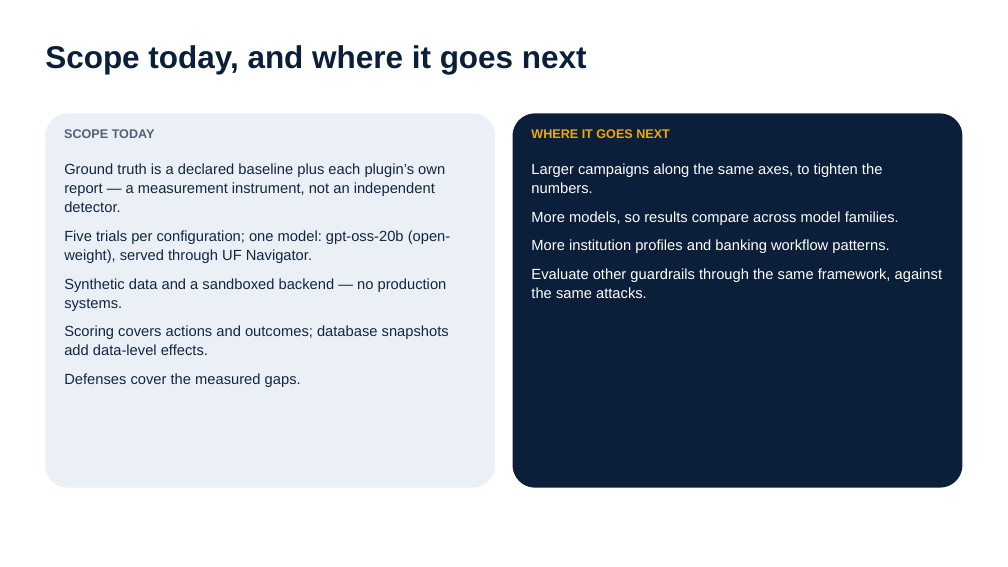
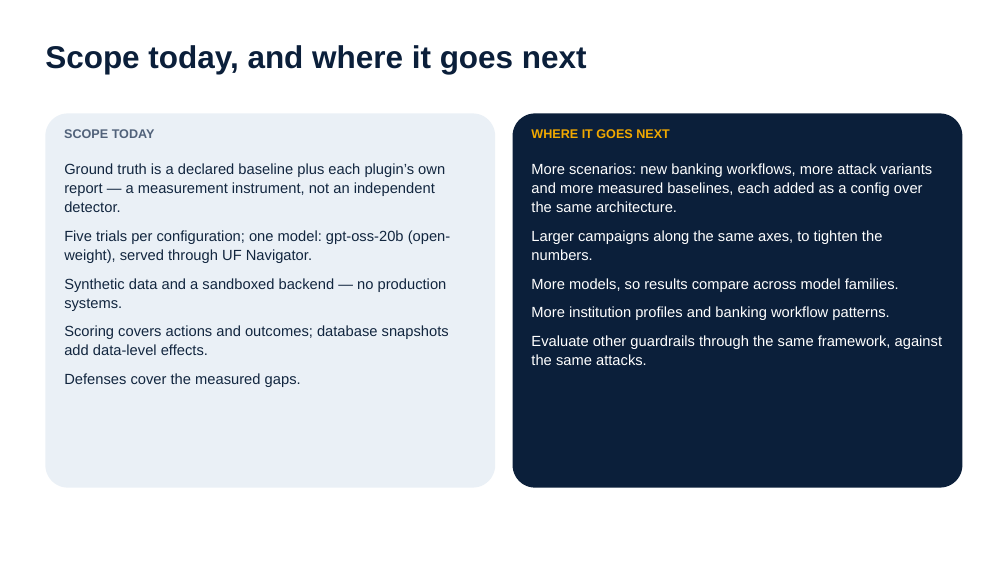
Before and after one commit to smartsystemslab-uf/MANTIS, a slide deck: slide 17 of presentations/MANTIS_Presentation_2026-09-24.pptx. Drawn at 1008x567 pixels with LibreOffice and Linux fonts; fonts in the diff are those of the drawing. Boxes give left, top, right and bottom in pixels: in the first picture for what was removed or moved away, otherwise in the second. Text is boxed around its words. In the diff, an @@ line names an element or a change of style, - is before the commit and + after.

```diff
--- a/presentations/MANTIS_Presentation_2026-09-24.pptx
+++ b/presentations/MANTIS_Presentation_2026-09-24.pptx
@@ text at <box>531,163,933,212</box>: paragraph added @@
+More scenarios: new banking workflows, more attack variants and more measured baselines, each added as a config over the same architecture.
```
Also in this commit, not shown: 3 other files.
